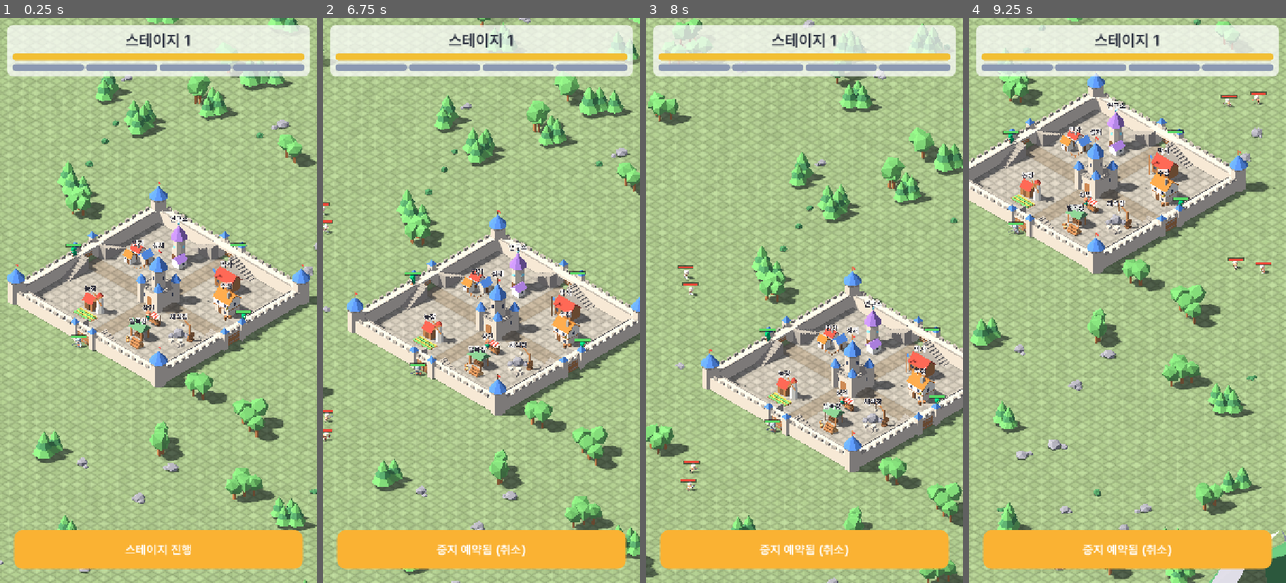
Above: before the commit, frames 1-4 (left to right).
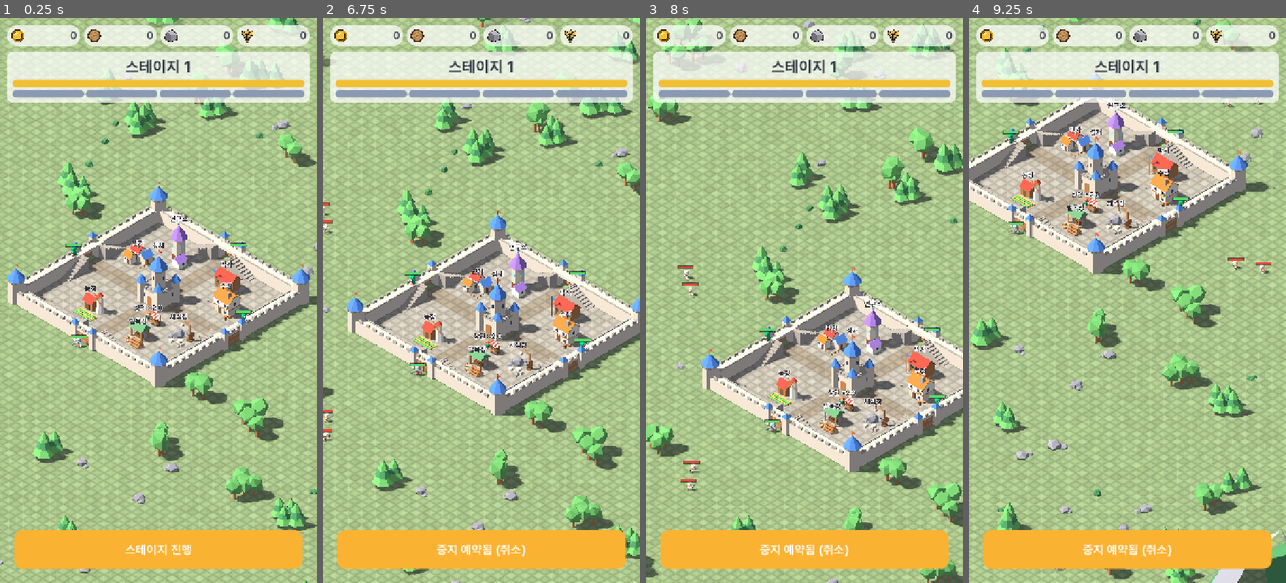
Above: after the commit, the same moments.

Repository: ILSEONG/CastleRPG
Game: Godot game, scene res://scenes/main.tscn
Two runs of this game, one before a commit and one after it. Both use one fixed random seed, a clock stepped at 60 frames per second and the inputs below.
Inputs (mouse positions are in pixels of both pictures, inside the frame that each line leads up to):
- Up to frame 1 (0.25 s): no input
- Up to frame 2 (6.75 s): click "스테이지 진행" at 0.5 s; click "이번 스테이지 후 중지" at 1.25 s; click "중지 예약됨 (취소)" at 2 s; click "이번 스테이지 후 중지" at 2.75 s; click "중지 예약됨 (취소)" at 3.5 s; click "이번 스테이지 후 중지" at 4.25 s; click "중지 예약됨 (취소)" at 5 s; tap Enter at 5.75 s; move the mouse to (551, 272) at 5.77 s; click (551, 272) at 5.92 s; drag from (418, 328) to (465, 413) at 6.52 s
- Up to frame 3 (8 s): move the mouse to (836, 176) at 7.27 s; click (836, 176) at 7.42 s
- Up to frame 4 (9.25 s): drag from (1111, 413) to (1032, 215) at 8.02 s; move the mouse to (1222, 385) at 8.77 s; click (1222, 385) at 8.92 s

The runs differ from the first frame. In frame 1, 9.0% of the frame differs, in the area x 2-98%, y 1-52%; in frame 2, 9.0%, in the area x 2-98%, y 1-57%; in frame 3, 9.0%; in frame 4, 8.9%.

Commit message:
feat: top bar chips, badges, merchant panel, tap order for merchant/resource buildings
Co-Authored-By: Claude Sonnet 5.5 <noreply@anthropic.com>

Diff:
--- /dev/null
+++ b/scripts/badges.gd
@@ -0,0 +1,95 @@
+extends Node2D
+## 자원 건물 말풍선(쌓인 게 5분 이상이면 이름표 위에 자원 아이콘)과 수집 "+N" 떠오르기.
+## hp_bars 방식: 화면 공간에 매 프레임 한 번에 그린다. 건물 위치·높이는 Balance.BUILDINGS와 TownKit 메시 AABB에서.
+## 건물 이름표(buildings.gd)가 높이+1.0m에 있다 — 말풍선 꼬리 끝은 그 위(높이+ANCHOR_UP).
+
+const Balance := preload("res://scripts/balance.gd")
+const TownKit := preload("res://scripts/town_kit.gd")
+const IconsScript := preload("res://scripts/icons.gd")
+const FONT := preload("res://assets/fonts/Pretendard-SemiBold.otf")
+
+const ANCHOR_UP := 1.9   # 건물 지붕 위 m: 이름표(+1.0, 글자 높이 ~1.4) 위
+const BUBBLE_R := 22.0   # 논리 px(720 폭 기준)
+const BOB_PX := 3.0
+const BOB_HZ := 0.8
+const POP_RISE_PX := 40.0
+const POP_SEC := 1.0
+const POP_FONT := 28
+const INK := Color(0.16, 0.18, 0.24)
+
+var camera: Camera3D
+var last_pop := {}  # 마지막 pop 인자(테스트·디버그용): {pos, kind, amount}
+
+var _anchors := {}  # 건물 id → 말풍선 기준 월드 좌표(지붕 위)
+var _pops: Array = []  # {pos, kind, amount, age}
+var _t := 0.0
+
+
+func _ready() -> void:
+	for res_id in Balance.RESOURCES:
+		var b := Balance.building(Balance.RESOURCES[res_id].building)
+		var center := Vector3((b.cell.x + b.size.x / 2.0) * Balance.TILE, 0, (b.cell.y + b.size.y / 2.0) * Balance.TILE)
+		_anchors[b.id] = center + Vector3(0, TownKit.building(b.id).get_aabb().end.y, 0)
+
+
+## 건물 id의 지붕 위 월드 좌표("+N" 시작 지점·말풍선 기준).
+func anchor(building_id: String) -> Vector3:
+	return _anchors[building_id] + Vector3(0, ANCHOR_UP, 0)
+
+
+## 지금 말풍선을 띄울 건물 id들.
+func badge_ids(now: float) -> Array:
+	var out := []
+	for id in _anchors:
+		if Economy.show_badge(id, now):
+			out.append(id)
+	return out
+
+
+func pop(world_pos: Vector3, kind: String, amount: int) -> void:
+	last_pop = {"pos": world_pos, "kind": kind, "amount": amount}
+	_pops.append({"pos": world_pos, "kind": kind, "amount": amount, "age": 0.0})
+
+
+func _process(delta: float) -> void:
+	_t += delta
+	for p in _pops:
+		p.age += delta
+	_pops = _pops.filter(func(p): return p.age < POP_SEC)
+	queue_redraw()
+
+
+func _draw() -> void:
+	if camera == null:
+		return
+	var view := get_viewport_rect().grow(BUBBLE_R * 2.0)
+	var bob := sin(_t * TAU * BOB_HZ) * BOB_PX
+	for id in badge_ids(Time.get_unix_time_from_system()):
+		var tip := camera.unproject_position(anchor(id)) + Vector2(0, bob)
+		if view.has_point(tip):
+			_draw_bubble(tip, Economy.res_of(id))
+	for p in _pops:
+		var at := camera.unproject_position(p.pos) + Vector2(0, -POP_RISE_PX * p.age / POP_SEC)
+		_draw_pop(at, p)
+
+
+## tip = 꼬리 끝(건물 쪽). 흰 둥근 말풍선이 그 위에 뜬다.
+func _draw_bubble(tip: Vector2, kind: String) -> void:
+	var c := tip + Vector2(0, -BUBBLE_R - 8.0)
+	draw_colored_polygon(PackedVector2Array([tip, c + Vector2(-7, BUBBLE_R - 3), c + Vector2(7, BUBBLE_R - 3)]), Color.WHITE)
+	draw_circle(c, BUBBLE_R + 1.5, Color(INK, 0.35))
+	draw_circle(c, BUBBLE_R, Color.WHITE)
+	IconsScript.draw_icon(self, kind, c, BUBBLE_R * 1.3)
+
+
+## 아이콘 + "+N". 글자는 서서히 사라지고 아이콘은 줄어든다(draw_icon은 투명도를 받지 않는다).
+func _draw_pop(at: Vector2, p: Dictionary) -> void:
+	var k: float = p.age / POP_SEC
+	var text := "+%d" % p.amount
+	var w := FONT.get_string_size(text, HORIZONTAL_ALIGNMENT_LEFT, -1, POP_FONT).x
+	var icon_px := 30.0 * (1.0 - 0.5 * k)
+	var x0 := at.x - (icon_px + 4.0 + w) / 2.0
+	IconsScript.draw_icon(self, p.kind, Vector2(x0 + icon_px / 2.0, at.y), icon_px)
+	var pos := Vector2(x0 + icon_px + 4.0, at.y + POP_FONT * 0.35)
+	draw_string_outline(FONT, pos, text, HORIZONTAL_ALIGNMENT_LEFT, -1, POP_FONT, 8, Color(1, 1, 1, 1.0 - k))
+	draw_string(FONT, pos, text, HORIZONTAL_ALIGNMENT_LEFT, -1, POP_FONT, Color(INK, 1.0 - k))
--- a/scripts/buildings.gd
+++ b/scripts/buildings.gd
@@ -9,13 +9,17 @@
 const TownKit := preload("res://scripts/town_kit.gd")
 const FONT := preload("res://assets/fonts/Pretendard-SemiBold.otf")
 const UnitModelScript := preload("res://scripts/unit_model.gd")
+const EconomyScript := preload("res://scripts/economy.gd")  # 정적 규칙만 쓴다(오토로드 아님)
 
 const LAYER_TAP := 16  # 건물·상인 탭 판정체 (성문 2, 성벽 8과 별도)
 
 const MOUNTAIN_VARIANTS := 5
 
 var half: float  # 성 내부 절반 크기. 기본값 없음 — main이 add_child 전에 castle.half로 설정
-var merchant_label: Label3D  # 상인 이름표(작업 C가 텍스트를 바꾼다)
+var merchant_label: Label3D  # 상인 이름표: "상인 ×1.3" — 정시마다 갱신
+
+var _label_hour := -1
+var _label_cd := 0.0
 
 
 func _ready() -> void:
@@ -24,6 +28,18 @@
 	_place_merchant()
 	_scatter_nature()
 	_ring_mountains()
+
+
+## 상인 이름표 배율은 정시에만 바뀐다 — 1초마다 시간 칸을 확인한다.
+func _process(delta: float) -> void:
+	_label_cd -= delta
+	if _label_cd > 0.0:
+		return
+	_label_cd = 1.0
+	var hour := EconomyScript.hour_index(Time.get_unix_time_from_system())
+	if hour != _label_hour:
+		_label_hour = hour
+		merchant_label.text = "상인 ×%.1f" % EconomyScript.merchant_rate(hour)
 
 
 func _place_building(b: Dictionary) -> void:
--- a/scripts/hud.gd
+++ b/scripts/hud.gd
@@ -6,12 +6,14 @@
 const BAR_BG := Color(0, 0, 0, 0.12)
 const ACCENT := Color(0.98, 0.70, 0.20)
 const RADIUS := 14
+const IconsScript := preload("res://scripts/icons.gd")
 
 var _stage_label: Label
 var _castle_bar: ProgressBar
 var _gate_bars: Array = []
 var _center: Label
 var _button: Button
+var _chips := {}  # 아이콘 kind(gold·wood·stone·food) → 숫자 Label
 
 
 func _ready() -> void:
@@ -19,6 +21,8 @@
 	root.set_anchors_and_offsets_preset(Control.PRESET_FULL_RECT)
 	root.mouse_filter = Control.MOUSE_FILTER_IGNORE
 	add_child(root)
+
+	_build_chips(root)
 
 	var top := VBoxContainer.new()
 	top.mouse_filter = Control.MOUSE_FILTER_IGNORE
@@ -27,9 +31,9 @@
 	panel.set_anchors_and_offsets_preset(Control.PRESET_TOP_WIDE)
 	panel.offset_left = 16
 	panel.offset_right = -16
-	panel.offset_top = 16
+	panel.offset_top = 76  # 상단 칩 줄(16..64) 아래
 	panel.mouse_filter = Control.MOUSE_FILTER_IGNORE
-	panel.add_theme_stylebox_override("panel", _round(PANEL_BG, RADIUS, 12))
+	panel.add_theme_stylebox_override("panel", round_box(PANEL_BG, RADIUS, 12))
 	root.add_child(panel)
 	panel.add_child(top)
 	_stage_label = Label.new()
@@ -67,10 +71,10 @@
 	_button.offset_bottom = -32
 	_button.add_theme_font_size_override("font_size", 28)
 	_button.pressed.connect(_on_button)
-	_button.add_theme_stylebox_override("normal", _round(ACCENT, RADIUS + 6, 0))
-	_button.add_theme_stylebox_override("hover", _round(ACCENT.lightened(0.12), RADIUS + 6, 0))
-	_button.add_theme_stylebox_override("pressed", _round(ACCENT.darkened(0.15), RADIUS + 6, 0))
-	_button.add_theme_stylebox_override("disabled", _round(Color(0.6, 0.62, 0.66, 0.8), RADIUS + 6, 0))
+	_button.add_theme_stylebox_override("normal", round_box(ACCENT, RADIUS + 6, 0))
+	_button.add_theme_stylebox_override("hover", round_box(ACCENT.lightened(0.12), RADIUS + 6, 0))
+	_button.add_theme_stylebox_override("pressed", round_box(ACCENT.darkened(0.15), RADIUS + 6, 0))
+	_button.add_theme_stylebox_override("disabled", round_box(Color(0.6, 0.62, 0.66, 0.8), RADIUS + 6, 0))
 	_button.add_theme_stylebox_override("focus", StyleBoxEmpty.new())
 	_button.add_theme_color_override("font_color", Color.WHITE)
 	_button.add_theme_color_override("font_hover_color", Color.WHITE)
@@ -99,12 +103,12 @@
 	b.custom_minimum_size = Vector2(0, 16)
 	b.show_percentage = false
 	b.mouse_filter = Control.MOUSE_FILTER_IGNORE
-	b.add_theme_stylebox_override("fill", _round(color, 8, 0))
-	b.add_theme_stylebox_override("background", _round(BAR_BG, 8, 0))
+	b.add_theme_stylebox_override("fill", round_box(color, 8, 0))
+	b.add_theme_stylebox_override("background", round_box(BAR_BG, 8, 0))
 	return b
 
 
-func _round(color: Color, radius: int, margin: int) -> StyleBoxFlat:
+static func round_box(color: Color, radius: int, margin: int) -> StyleBoxFlat:
 	var s := StyleBoxFlat.new()
 	s.bg_color = color
 	s.set_corner_radius_all(radius)
@@ -154,3 +158,55 @@
 	else:
 		GameState.stop_after_stage()
 		_refresh_button()
+
+
+## 맨 위 둥근 칩 4개: 골드·목재·석재·식량(아이콘 + 쉼표 숫자). 입력은 통과시킨다.
+func _build_chips(root: Control) -> void:
+	var row := HBoxContainer.new()
+	row.set_anchors_and_offsets_preset(Control.PRESET_TOP_WIDE)
+	row.offset_left = 16
+	row.offset_right = -16
+	row.offset_top = 16
+	row.mouse_filter = Control.MOUSE_FILTER_IGNORE
+	row.add_theme_constant_override("separation", 8)
+	root.add_child(row)
+	for kind in IconsScript.KINDS:
+		var chip := PanelContainer.new()
+		chip.size_flags_horizontal = Control.SIZE_EXPAND_FILL
+		chip.mouse_filter = Control.MOUSE_FILTER_IGNORE
+		chip.add_theme_stylebox_override("panel", round_box(PANEL_BG, 24, 8))
+		row.add_child(chip)
+		var inner := HBoxContainer.new()
+		inner.mouse_filter = Control.MOUSE_FILTER_IGNORE
+		inner.add_theme_constant_override("separation", 6)
+		chip.add_child(inner)
+		var icon = IconsScript.new()
+		icon.kind = kind
+		icon.custom_minimum_size = Vector2(32, 32)
+		icon.size_flags_vertical = Control.SIZE_SHRINK_CENTER
+		icon.mouse_filter = Control.MOUSE_FILTER_IGNORE
+		inner.add_child(icon)
+		var label := Label.new()
+		label.size_flags_horizontal = Control.SIZE_EXPAND_FILL
+		label.horizontal_alignment = HORIZONTAL_ALIGNMENT_RIGHT
+		label.clip_text = true
+		label.add_theme_font_size_override("font_size", 24)
+		label.add_theme_color_override("font_color", INK)
+		inner.add_child(label)
+		_chips[kind] = label
+	Economy.changed.connect(_refresh_chips)
+	_refresh_chips()
+
+
+func _refresh_chips() -> void:
+	_chips["gold"].text = commas(Economy.gold)
+	for id in Economy.res:
+		_chips[id].text = commas(Economy.res[id])
+
+
+## 1234567 → "1,234,567"
+static func commas(n: int) -> String:
+	var s := str(absi(n))
+	for i in range(s.length() - 3, 0, -3):
+		s = s.insert(i, ",")
+	return ("-" if n < 0 else "") + s
--- a/scripts/main.gd
+++ b/scripts/main.gd
@@ -12,6 +12,8 @@
 const SpawnerScript := preload("res://scripts/spawner.gd")
 const HudScript := preload("res://scripts/hud.gd")
 const HpBarsScript := preload("res://scripts/hp_bars.gd")
+const BadgesScript := preload("res://scripts/badges.gd")
+const MerchantPanelScript := preload("res://scripts/merchant_panel.gd")
 const GroundShader := preload("res://shaders/ground_grid.gdshader")
 
 var camera: Camera3D
@@ -32,6 +34,9 @@
 	var bars = HpBarsScript.new()
 	bars.camera = camera
 	add_child(bars)
+	var badges = BadgesScript.new()
+	badges.camera = camera
+	add_child(badges)
 	var formation = FormationScript.new()
 	for i in GameState.hero_count():
 		var hero = HeroScript.new()
@@ -39,11 +44,15 @@
 		add_child(hero)
 	var picker = PickerScript.new()
 	picker.camera = camera
+	picker.badges = badges
 	add_child(picker)
 	var spawner = SpawnerScript.new()
 	spawner.castle = castle
 	add_child(spawner)
 	add_child(HudScript.new())
+	var panel = MerchantPanelScript.new()
+	add_child(panel)
+	picker.panel = panel
 	if OS.is_debug_build():
 		_connect_dev_log()
 	if _auto_stage_requested():
--- /dev/null
+++ b/scripts/merchant_panel.gd
@@ -0,0 +1,171 @@
+extends CanvasLayer
+## 상인 거래 창(스펙 §4): 어두운 반투명 배경(모든 입력을 먹는다, 탭하면 닫힘) + 가운데 둥근 패널.
+## 열려 있는 동안 뒤 화면(카메라·탭)은 입력을 못 받는다 — GUI가 먼저 소비해 _unhandled_input에 안 닿는다.
+## 시세·남은 시간은 매초, 보유량은 Economy.changed마다 갱신한다.
+
+const Balance := preload("res://scripts/balance.gd")
+const HudScript := preload("res://scripts/hud.gd")
+const IconsScript := preload("res://scripts/icons.gd")
+
+const DIM := Color(0, 0, 0, 0.55)
+const DIALOG_BG := Color(1, 1, 1, 0.97)
+const RATE_LOW := Color(0.85, 0.22, 0.2)
+const RATE_HIGH := Color(0.15, 0.6, 0.25)
+const RATE_JACKPOT := Color(0.9, 0.62, 0.05)
+const DIALOG_W := 600
+
+var dialog: PanelContainer
+var sell_buttons := {}  # 자원 id → [판매] 버튼
+var sell_all_button: Button
+
+var _rate_label: Label
+var _timer_label: Label
+var _amount_labels := {}
+var _value_labels := {}
+var _last_sec := -1
+
+
+func _ready() -> void:
+	layer = 2  # HUD(1) 위
+	visible = false
+	var back := ColorRect.new()
+	back.color = DIM
+	back.set_anchors_and_offsets_preset(Control.PRESET_FULL_RECT)
+	back.mouse_filter = Control.MOUSE_FILTER_STOP
+	back.gui_input.connect(_on_back_input)
+	add_child(back)
+
+	dialog = PanelContainer.new()
+	dialog.set_anchors_and_offsets_preset(Control.PRESET_CENTER)
+	dialog.grow_horizontal = Control.GROW_DIRECTION_BOTH
+	dialog.grow_vertical = Control.GROW_DIRECTION_BOTH
+	dialog.custom_minimum_size = Vector2(DIALOG_W, 0)
+	dialog.mouse_filter = Control.MOUSE_FILTER_STOP  # 패널 안 탭은 배경으로 새지 않는다
+	dialog.add_theme_stylebox_override("panel", HudScript.round_box(DIALOG_BG, 28, 24))
+	back.add_child(dialog)
+	var col := VBoxContainer.new()
+	col.add_theme_constant_override("separation", 14)
+	dialog.add_child(col)
+
+	col.add_child(_label("상인", 40, HudScript.INK, HORIZONTAL_ALIGNMENT_CENTER))
+	_rate_label = _label("", 32, HudScript.INK, HORIZONTAL_ALIGNMENT_CENTER)
+	col.add_child(_rate_label)
+	_timer_label = _label("", 24, HudScript.INK.lightened(0.3), HORIZONTAL_ALIGNMENT_CENTER)
+	col.add_child(_timer_label)
+	for id in Balance.RESOURCES:
+		col.add_child(_row(id))
+	sell_all_button = _button("전부 판매")
+	sell_all_button.pressed.connect(func(): Economy.sell_all(_now()))
+	col.add_child(sell_all_button)
+	var close_button := _button("닫기", Color(0.55, 0.6, 0.7))
+	close_button.pressed.connect(close)
+	col.add_child(close_button)
+	Economy.changed.connect(func(): if visible: _refresh(_now()))
+
+
+func _process(_delta: float) -> void:
+	if not visible:
+		return
+	var now := _now()
+	if floori(now) != _last_sec:  # 매초. 정시를 넘으면 배율도 여기서 바뀐다
+		_refresh(now)
+
+
+func open() -> void:
+	visible = true
+	_refresh(_now())
+
+
+func close() -> void:
+	visible = false
+
+
+func is_open() -> bool:
+	return visible
+
+
+func _now() -> float:
+	return Time.get_unix_time_from_system()
+
+
+func _on_back_input(event: InputEvent) -> void:
+	var mb := event as InputEventMouseButton
+	if mb != null and mb.pressed and mb.button_index == MOUSE_BUTTON_LEFT:
+		close()
+
+
+func _refresh(now: float) -> void:
+	_last_sec = floori(now)
+	var rate := Economy.current_rate(now)
+	_rate_label.text = "현재 시세 ×%.1f" % rate
+	_rate_label.add_theme_color_override("font_color", rate_color(rate))
+	var left := ceili(Economy.seconds_to_next_rate(now))
+	_timer_label.text = "다음 시세까지 %02d:%02d" % [left / 60, left % 60]
+	var any := false
+	for id in Balance.RESOURCES:
+		var amount: int = Economy.res[id]
+		_amount_labels[id].text = HudScript.commas(amount)
+		_value_labels[id].text = "→ %s골드" % HudScript.commas(Economy.sell_value(id, amount, rate))
+		sell_buttons[id].disabled = amount == 0
+		any = any or amount > 0
+	sell_all_button.disabled = not any
+
+
+## 1 미만 빨강, 1 기본, 1 초과 초록, 2 금색.
+static func rate_color(rate: float) -> Color:
+	if rate >= Balance.MERCHANT_JACKPOT_RATE:
+		return RATE_JACKPOT
+	if rate > 1.0:
+		return RATE_HIGH
+	if rate < 1.0:
+		return RATE_LOW
+	return HudScript.INK
+
+
+func _row(id: String) -> HBoxContainer:
+	var row := HBoxContainer.new()
+	row.add_theme_constant_override("separation", 12)
+	var icon = IconsScript.new()
+	icon.kind = id
+	icon.custom_minimum_size = Vector2(44, 44)
+	icon.size_flags_vertical = Control.SIZE_SHRINK_CENTER
+	row.add_child(icon)
+	var amount := _label("", 30, HudScript.INK, HORIZONTAL_ALIGNMENT_LEFT)
+	amount.size_flags_horizontal = Control.SIZE_EXPAND_FILL
+	row.add_child(amount)
+	var value := _label("", 28, HudScript.INK, HORIZONTAL_ALIGNMENT_RIGHT)
+	value.custom_minimum_size = Vector2(190, 0)
+	row.add_child(value)
+	var sell := _button("판매")
+	sell.custom_minimum_size = Vector2(110, 52)
+	sell.pressed.connect(func(): Economy.sell(id, _now()))
+	row.add_child(sell)
+	_amount_labels[id] = amount
+	_value_labels[id] = value
+	sell_buttons[id] = sell
+	return row
+
+
+func _label(text: String, font_size: int, color: Color, align: int) -> Label:
+	var l := Label.new()
+	l.text = text
+	l.horizontal_alignment = align
+	l.add_theme_font_size_override("font_size", font_size)
+	l.add_theme_color_override("font_color", color)
+	return l
+
+
+func _button(text: String, color: Color = HudScript.ACCENT) -> Button:
+	var b := Button.new()
+	b.text = text
+	b.custom_minimum_size = Vector2(0, 56)
+	b.add_theme_font_size_override("font_size", 28)
+	b.add_theme_stylebox_override("normal", HudScript.round_box(color, HudScript.RADIUS + 6, 0))
+	b.add_theme_stylebox_override("hover", HudScript.round_box(color.lightened(0.12), HudScript.RADIUS + 6, 0))
+	b.add_theme_stylebox_override("pressed", HudScript.round_box(color.darkened(0.15), HudScript.RADIUS + 6, 0))
+	b.add_theme_stylebox_override("disabled", HudScript.round_box(Color(0.6, 0.62, 0.66, 0.8), HudScript.RADIUS + 6, 0))
+	b.add_theme_stylebox_override("focus", StyleBoxEmpty.new())
+	for c in ["font_color", "font_hover_color", "font_pressed_color"]:
+		b.add_theme_color_override(c, Color.WHITE)
+	b.add_theme_color_override("font_disabled_color", Color(1, 1, 1, 0.7))
+	return b
--- a/scripts/unit_picker.gd
+++ b/scripts/unit_picker.gd
@@ -1,11 +1,12 @@
 extends Node
 ## 탭 → 영웅은 화면 좌표로, 성문·성벽은 카메라 레이캐스트로, 바닥은 y=0 평면과의 교점으로 판정 →
 ## 영웅 선택 / 선택 영웅을 성문 앞(성문 탭)·성벽 위(성벽 탭)·바닥 지점(그 외)으로 이동.
-## 판정: 선택된 산 영웅이 없으면 HERO_TAP_PX 안 영웅 선택, 없으면 선택 해제. 있으면
+## 판정: 선택된 산 영웅이 없으면 HERO_TAP_PX 안 영웅 선택 → 상인·자원 건물 → 선택 해제. 있으면
 ## HERO_TAP_PRECISE_PX 안 영웅(선택된 영웅 자신이면 해제, 아니면 그 영웅 선택) → 성문 → 성벽 →
-## HERO_TAP_PX 안 다른 영웅 선택 → 바닥 자유 이동 순 (성문 앞 전사가 성문 탭을 가로채지 않게).
+## HERO_TAP_PX 안 다른 영웅 선택 → 상인·자원 건물 → 바닥 자유 이동 순 (성문 앞 전사가 성문 탭을 가로채지 않게).
 ## 드래그(카메라 이동)와 구분: 누른 뒤 뗄 때까지 TAP_MAX_PX 넘게 움직이지 않고 두 번째 손가락도 없을 때만 탭.
-## 입력을 소비하지 않는다 — 카메라 리그도 같은 이벤트를 본다.
+## 상인 탭은 거래 창을 열고, 자원 건물 탭은 수집(+N)한다 — 둘 다 영웅 선택은 건드리지 않는다. 기능 없는 건물 탭은 무시(다음 판정).
+## 입력을 소비하지 않는다 — 카메라 리그도 같은 이벤트를 본다(거래 창이 열려 있으면 GUI가 먼저 먹어 둘 다 못 받는다).
 ## 터치는 emulate_mouse_from_touch로 마우스 이벤트가 되므로 마우스만 처리.
 
 const Formation := preload("res://scripts/formation.gd")
@@ -14,6 +15,7 @@
 
 const LAYER_GATE := 2
 const LAYER_WALL := 8
+const LAYER_TAP := 16  # 건물·상인 탭 판정체(buildings.gd)
 const TAP_MAX_PX := 12.0
 const HERO_TAP_PX := 32.0  # 화면(논리 720px 폭 기준)에서 영웅 중심까지 이 거리 안이면 그 영웅. 줌과 무관
 const HERO_TAP_PRECISE_PX := 12.0  # 영웅 선택 중에는 이만큼 가까워야 성문·성벽보다 영웅이 먼저
@@ -22,6 +24,8 @@
 
 var camera: Camera3D
 var selected
+var badges  # 수집 "+N" 표시(badges.gd)
+var panel   # 상인 거래 창(merchant_panel.gd)
 
 var _press_pos: Vector2 = Vector2.INF
 var _pending: Vector2 = Vector2.INF
@@ -54,7 +58,10 @@
 	_pending = Vector2.INF
 	# 영웅은 화면 좌표로 판정하므로 성문·성벽 탭 박스(여유 1m)에 가려질 일이 없다.
 	if selected == null or not selected.is_alive():
-		_select(_hero_at(screen_pos, HERO_TAP_PX))
+		var tapped = _hero_at(screen_pos, HERO_TAP_PX)
+		if tapped == null and _tap_object(screen_pos):
+			return  # 상인·자원 건물: 선택은 그대로(없으면 없는 채)
+		_select(tapped)
 		return
 	var hero = _hero_at(screen_pos, HERO_TAP_PRECISE_PX)
 	if hero != null:
@@ -72,6 +79,8 @@
 	if hero != null and hero != selected:
 		_select(hero)
 		return
+	if _tap_object(screen_pos):
+		return  # 영웅 선택 유지
 	var ground = _ground_point(screen_pos)
 	if ground == null:
 		_select(null)
@@ -85,8 +94,27 @@
 	var to := from + camera.project_ray_normal(screen_pos) * camera.far
 	var q := PhysicsRayQueryParameters3D.create(from, to, layer_mask)
 	q.collide_with_areas = true
-	q.collide_with_bodies = false
+	q.collide_with_bodies = true  # 성문·성벽은 Area, 건물·상인 탭 판정체는 Body — 레이어 마스크로 가른다
 	return camera.get_world_3d().direct_space_state.intersect_ray(q)
+
+
+## 상인·자원 건물 탭(레이어 16). 처리했으면 true. 기능 없는 건물은 적중을 무시(false)해 다음 판정으로 넘긴다.
+func _tap_object(screen_pos: Vector2) -> bool:
+	var hit := _pick(screen_pos, LAYER_TAP)
+	if hit.is_empty():
+		return false
+	var body = hit.collider
+	if body.has_meta("merchant"):
+		panel.open()
+		return true
+	var id: String = body.get_meta("building", "")
+	var res_id: String = Economy.res_of(id)
+	if res_id == "":
+		return false
+	var amount: int = Economy.collect(id, Time.get_unix_time_from_system())
+	if amount > 0:
+		badges.pop(badges.anchor(id), res_id, amount)
+	return true
 
 
 ## 탭 위치의 바닥(y=0) 지점, 맵 안으로 자름. 바닥을 못 맞히면 null.
